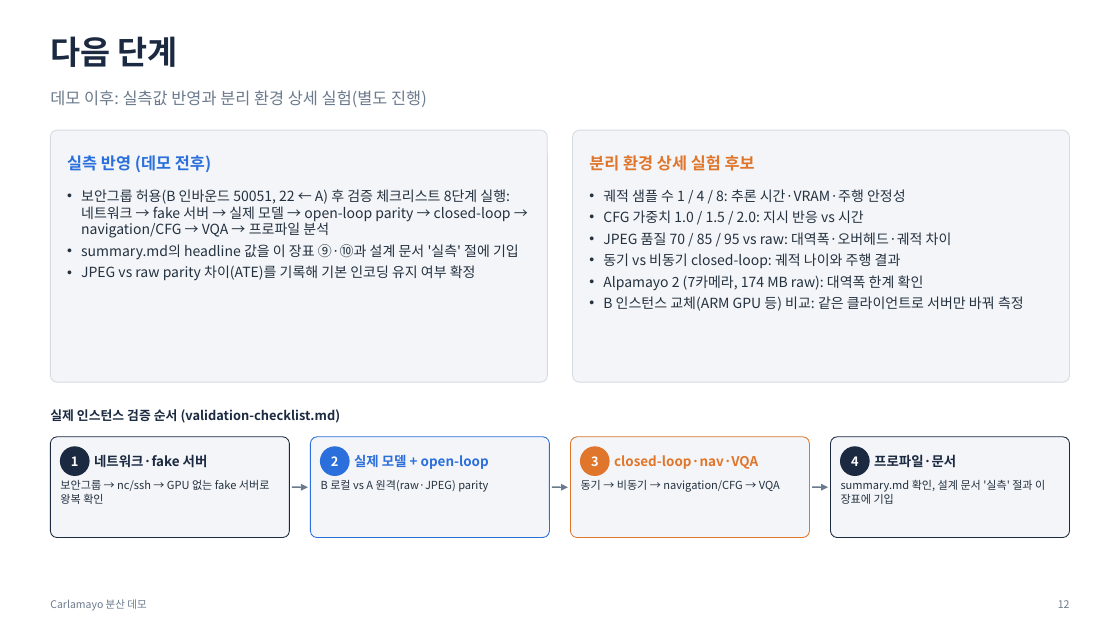
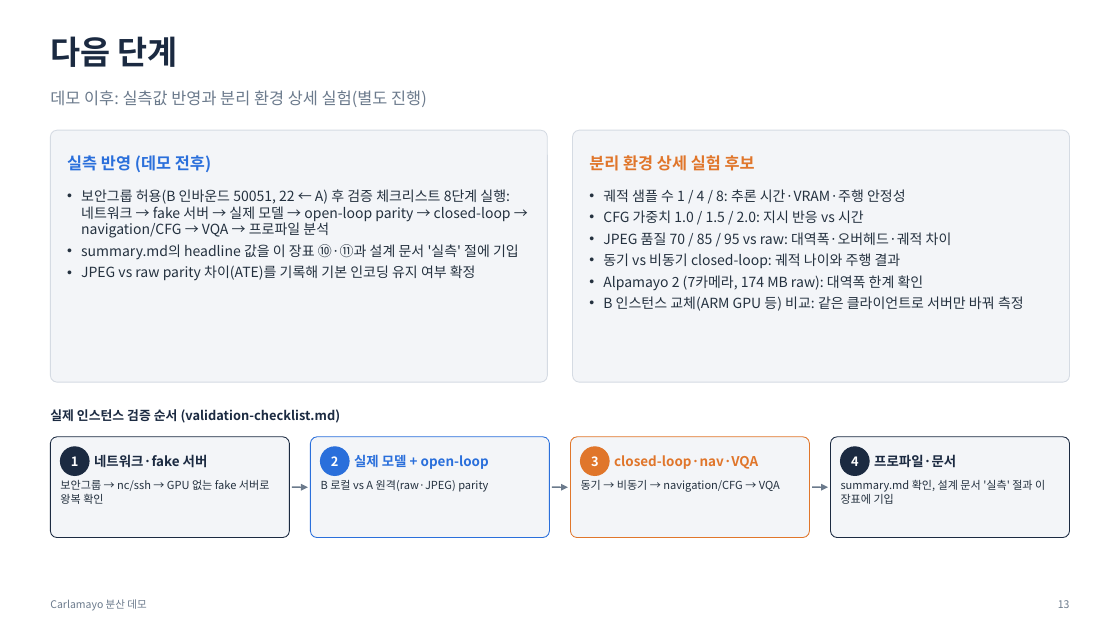
Before and after one commit to JwonMoon/carlamayo-my-distributed, a slide deck: slide 13 of docs/distributed/demo-overview.pptx (slide 12 before the commit). Drawn at 1120x630 pixels with LibreOffice and Linux fonts; fonts in the diff are those of the drawing. Boxes give left, top, right and bottom in pixels: in the first picture for what was removed or moved away, otherwise in the second. Text is boxed around its words. In the diff, an @@ line names an element or a change of style, - is before the commit and + after.

```diff
--- a/docs/distributed/demo-overview.pptx
+++ b/docs/distributed/demo-overview.pptx
@@ text at bbox=[81, 244, 519, 260]: text changed @@
-• summary.md의 headline 값을 이 장표 ⑨·⑩과 설계 문서 '실측' 절에 기입
+• summary.md의 headline 값을 이 장표 ⑩·⑪과 설계 문서 '실측' 절에 기입
```
Also in this commit, not shown: 12 other slides changed, 1 slide added, 5 other files.
